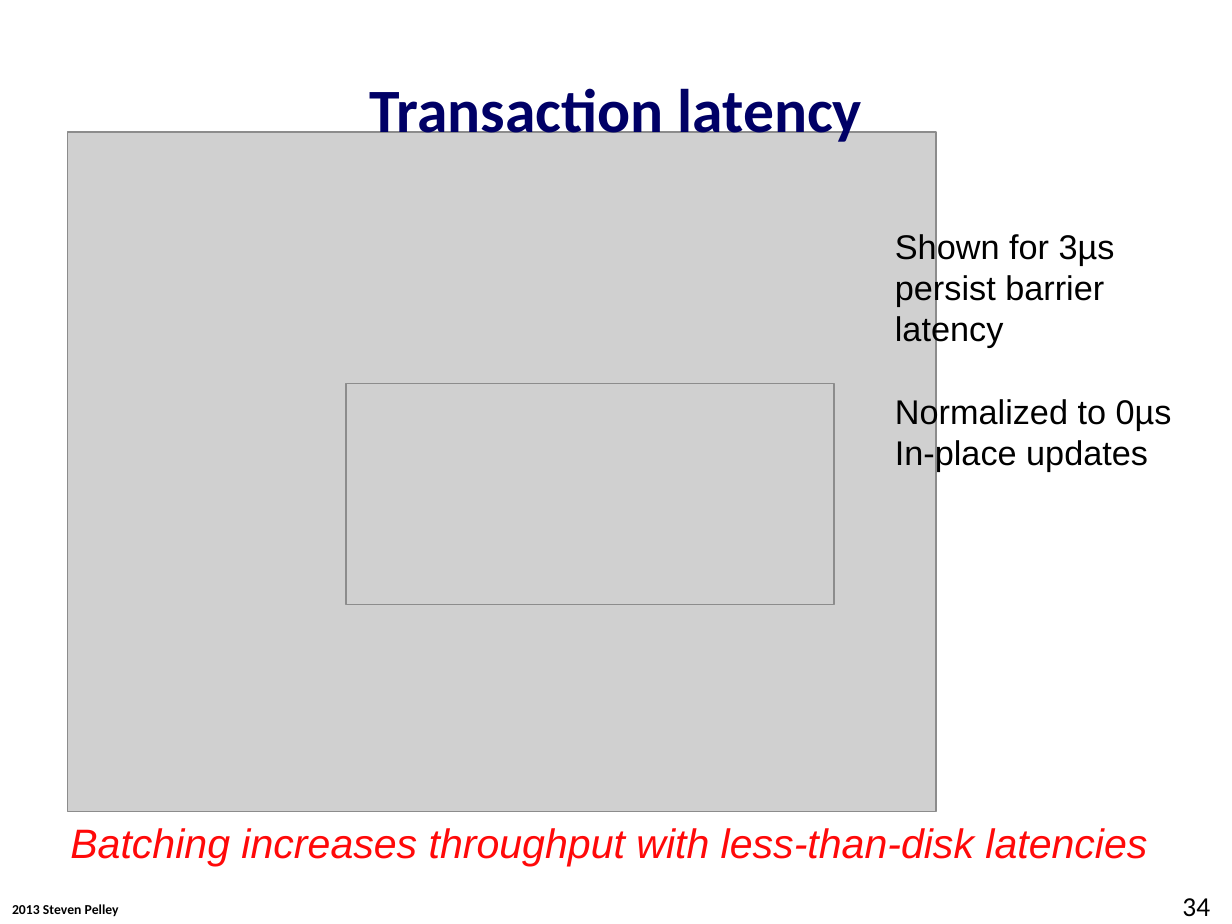
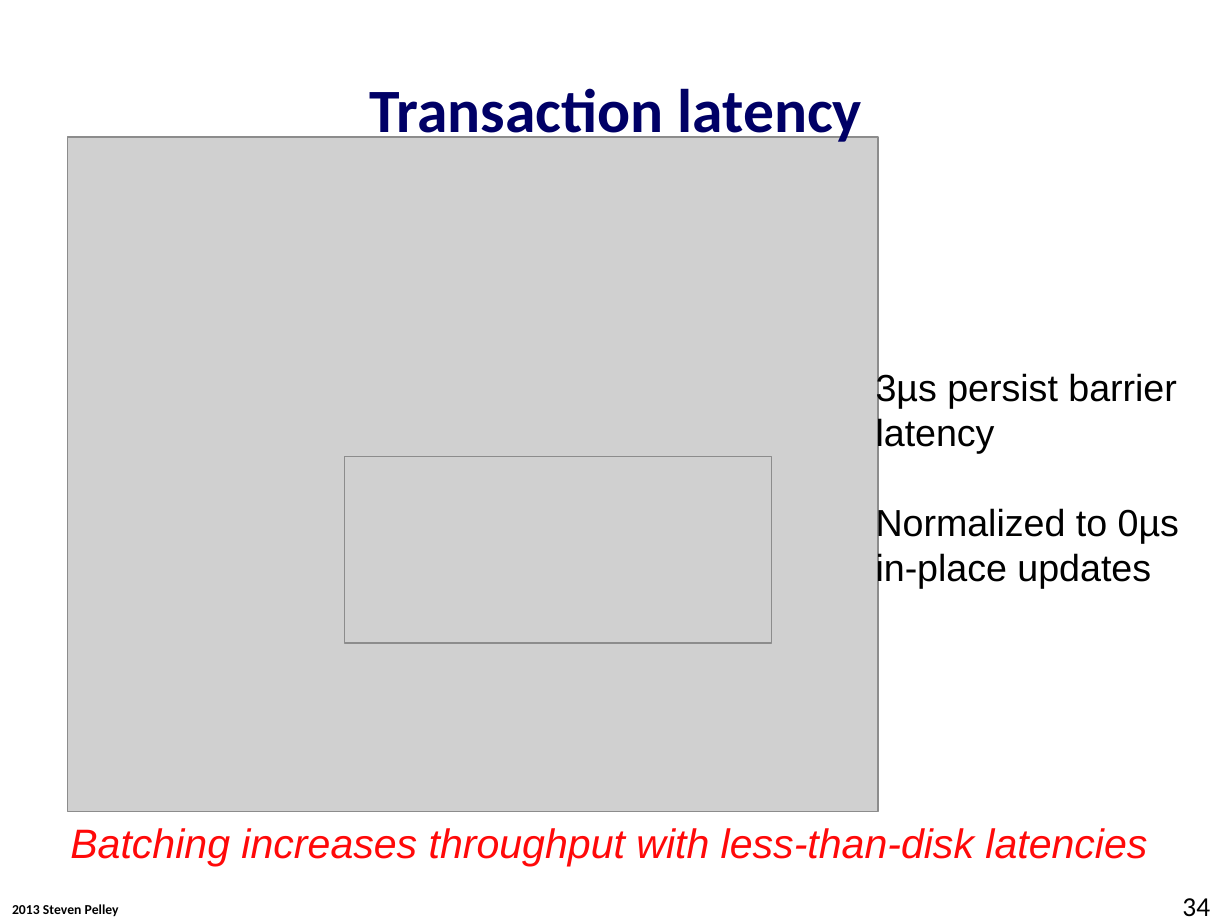
Before and after one commit to Abulila/dissertation, a slide deck: slide 34 of proposal/proposal.pptx. Drawn at 1232x924 pixels with LibreOffice and Linux fonts; fonts in the diff are those of the drawing; grey boxes stand for pictures; background and template pictures are left out. Boxes give left, top, right and bottom in pixels: in the first picture for what was removed or moved away, otherwise in the second. Text is boxed around its words. In the diff, an @@ line names an element or a change of style, - is before the commit and + after.

```diff
--- a/proposal/proposal.pptx
+++ b/proposal/proposal.pptx
@@ picture: place and size @@
-picture at (68,132,936,811)
+picture at (68,137,878,811)
@@ text at (876,371,1179,589): text changed; size 20 to 22 pt @@
-Shown for 3µs
-persist barrier
-latency
-Normalized to 0µs
-In-place updates
+3µs persist barrier latency
+Normalized to 0µs in-place updates
@@ picture: place and size @@
-picture at (346,383,834,604)
+picture at (345,456,771,643)
```
Also in this commit, not shown: 14 other slides changed.
